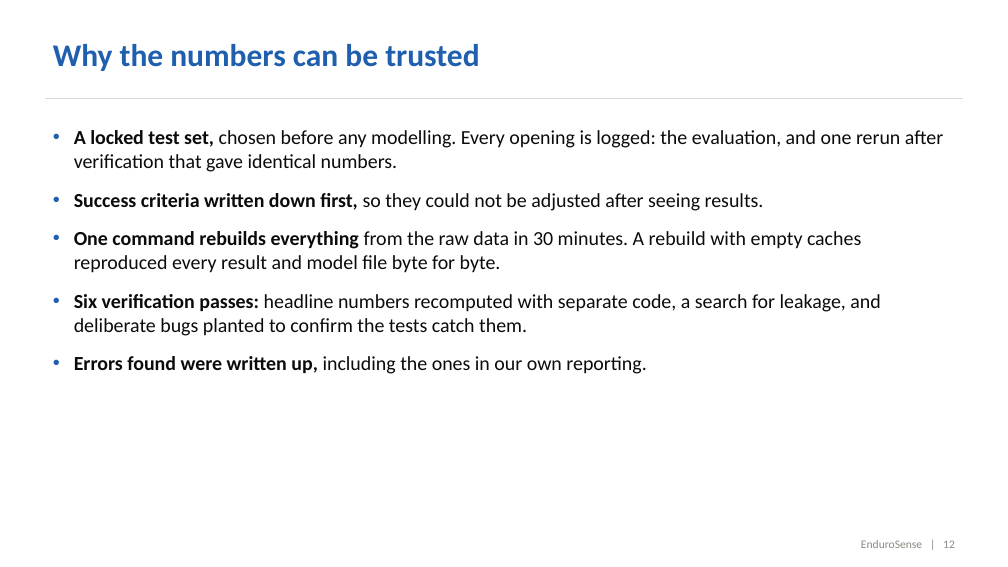
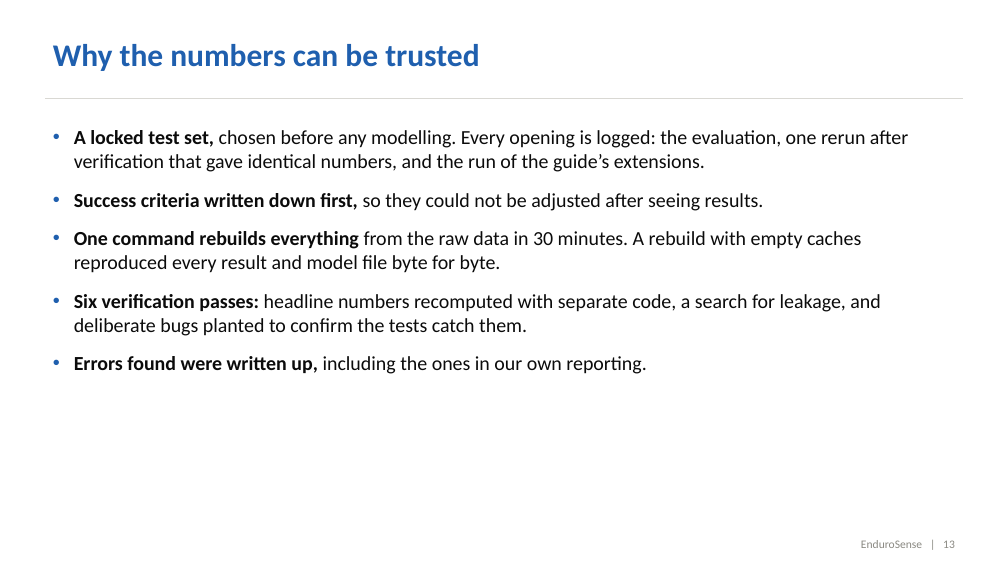
Before and after one commit to AdityaH1305/EnduroSense, a slide deck: slide 13 of docs/EnduroSense_Slides.pptx (slide 12 before the commit). Drawn at 1008x567 pixels with LibreOffice and Linux fonts; fonts in the diff are those of the drawing. Boxes give left, top, right and bottom in pixels: in the first picture for what was removed or moved away, otherwise in the second. Text is boxed around its words. In the diff, an @@ line names an element or a change of style, - is before the commit and + after.

Commit message:
Phase 9: guide's extensions - energy-aware fleet planner and edge-computing choice (simulated on real batteries and missions), criteria fixed beforehand, one logged test run, report/slides/dashboard/study guide updated

```diff
--- a/docs/EnduroSense_Slides.pptx
+++ b/docs/EnduroSense_Slides.pptx
@@ text at <box>74,130,908,172</box>: text changed @@
-• A locked test set, chosen before any modelling. Every opening is logged: the evaluation, and one rerun after verification that gave identical numbers.
+• A locked test set, chosen before any modelling. Every opening is logged: the evaluation, one rerun after verification that gave identical numbers, and the run of the guide’s extensions.
```
Also in this commit, not shown: 2 other slides changed, 1 slide added, 39 other files.
